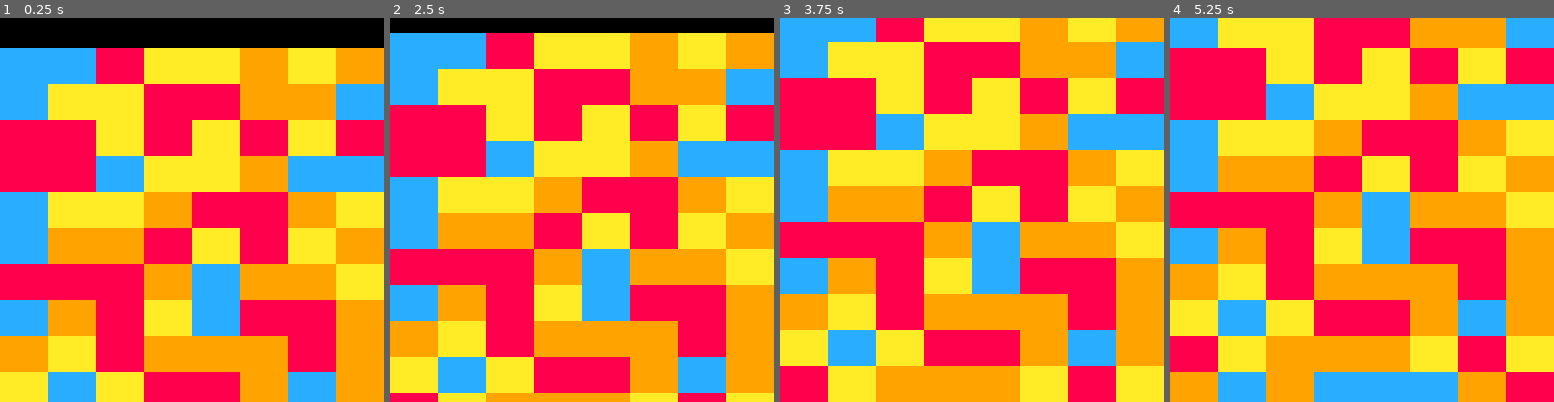
Above: before the commit, frames 1-4 (left to right).
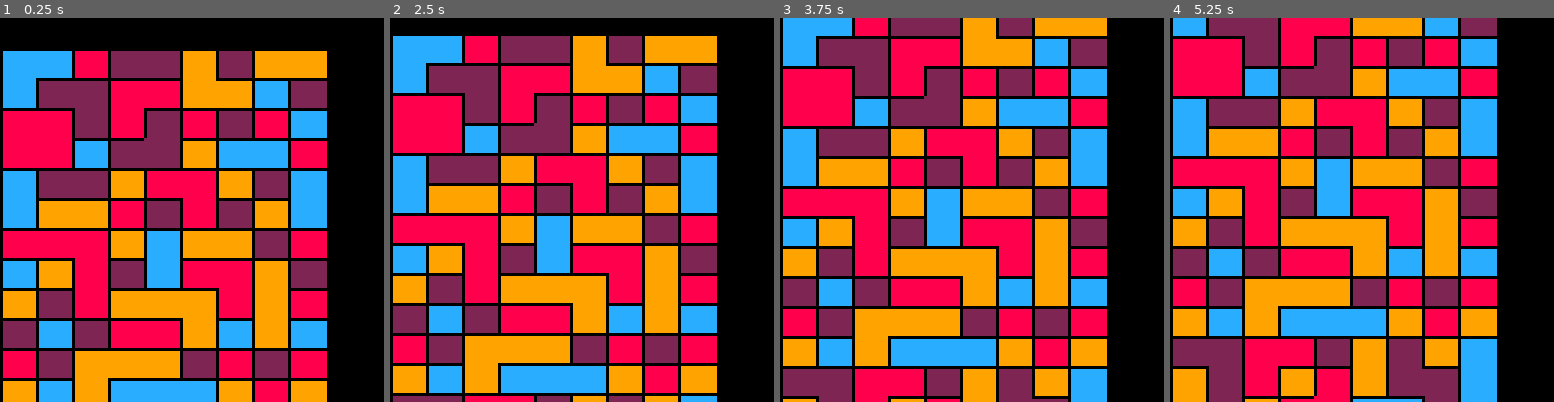
Above: after the commit, the same moments.

Repository: paloblanco/digger
Game: PICO-8 cartridge dig22.p8
The game is run twice, just before and just after one commit, with the same random seed, the same clock (stepped at 60 frames per second) and the same inputs.
Inputs:
- Up to frame 1 (0.25 s): no input
- Up to frame 2 (2.5 s): hold Down from 2.42 s (still down)
- Up to frame 3 (3.75 s): release Down at 2.82 s; hold Up from 3.58 s (still down)
- Up to frame 4 (5.25 s): release Up at 4.08 s; hold Down 4.58-5.08 s

The runs differ from the first frame. In frame 1, 77% of the frame differs, in the area x 0-100%, y 7-100%; in frame 2, 81%; in frame 3, 85%; in frame 4, 85%, in the area x 0-100%, y 0-100%.

Commit message:
added readme, drawing'

Diff:
--- a/dig22.p8
+++ b/dig22.p8
@@ -3,9 +3,11 @@
 __lua__
 #include main.lua
 __gfx__
-00000000000000000000000000000000000000000000000000000000000000000000000000000000000000000000000000000000000000000000000000000000
-00000000000000000000000000000000000000000000000000000000000000000000000000000000000000000000000000000000000000000000000000000000
-00700700000000000000000000000000000000000000000000000000000000000000000000000000000000000000000000000000000000000000000000000000
-00077000000000000000000000000000000000000000000000000000000000000000000000000000000000000000000000000000000000000000000000000000
-00077000000000000000000000000000000000000000000000000000000000000000000000000000000000000000000000000000000000000000000000000000
-00700700000000000000000000000000000000000000000000000000000000000000000000000000000000000000000000000000000000000000000000000000
+0000000000cccc000000000000000000000000000000000000000000000000000000000000000000000000000000000000000000000000000000000000000000
+000000000cccccc00000000000000000000000000000000000000000000000000000000000000000000000000000000000000000000000000000000000000000
+00700700cccccccc0000000000000000000000000000000000000000000000000000000000000000000000000000000000000000000000000000000000000000
+00077000c77c000c0000000000000000000000000000000000000000000000000000000000000000000000000000000000000000000000000000000000000000
+00077000c77c000c0000000000000000000000000000000000000000000000000000000000000000000000000000000000000000000000000000000000000000
+00700700cccc000c0000000000000000000000000000000000000000000000000000000000000000000000000000000000000000000000000000000000000000
+000000000cccccc00000000000000000000000000000000000000000000000000000000000000000000000000000000000000000000000000000000000000000
+00000000077ccc700000000000000000000000000000000000000000000000000000000000000000000000000000000000000000000000000000000000000000
--- a/main.lua
+++ b/main.lua
@@ -3,7 +3,7 @@
 end
 
 function make_map()
-    for x = 0,7,1 do
+    for x = 0,8,1 do
         for y = 0,99,1 do
             n = 1+rnd(4)\1
             if (n == mg(x-1,y)) n+=16
@@ -23,8 +23,8 @@
 end
 
 function _init()
-    poke(0x5f57,8) -- set map to 8 width
-    pal({8,9,10,12})
+    poke(0x5f57,9) -- set map to 8 width
+    pal({8,9,2,12})
     y=-10
     make_map()
 end
@@ -36,11 +36,16 @@
 
 function _draw()
     camera(0,y)
-    local ystart = y\12
-    for yy=ystart,ystart+12,1 do
-        for xx=0,7,1 do
-            n = mg(xx,yy)
-            rectfill(xx*16,yy*12,(xx+1)*16,(yy+1)*12,n)
+    cls()
+    local ystart = y\10
+    for yy=ystart,ystart+13,1 do
+        for xx=0,8,1 do
+            n = mget(xx,yy)
+            local xb = xx*12
+            local yb = yy*10
+            rectfill(xb, yb, xb + 12, yb + 10, n)
+            if ((n\16)%2 == 0) line(xb, yb, xb, yb+10, 0)
+            if ((n\16) < 2) line(xb, yb, xb+12, yb, 0)
         end
     end
 end
Not shown, added: readme.md
